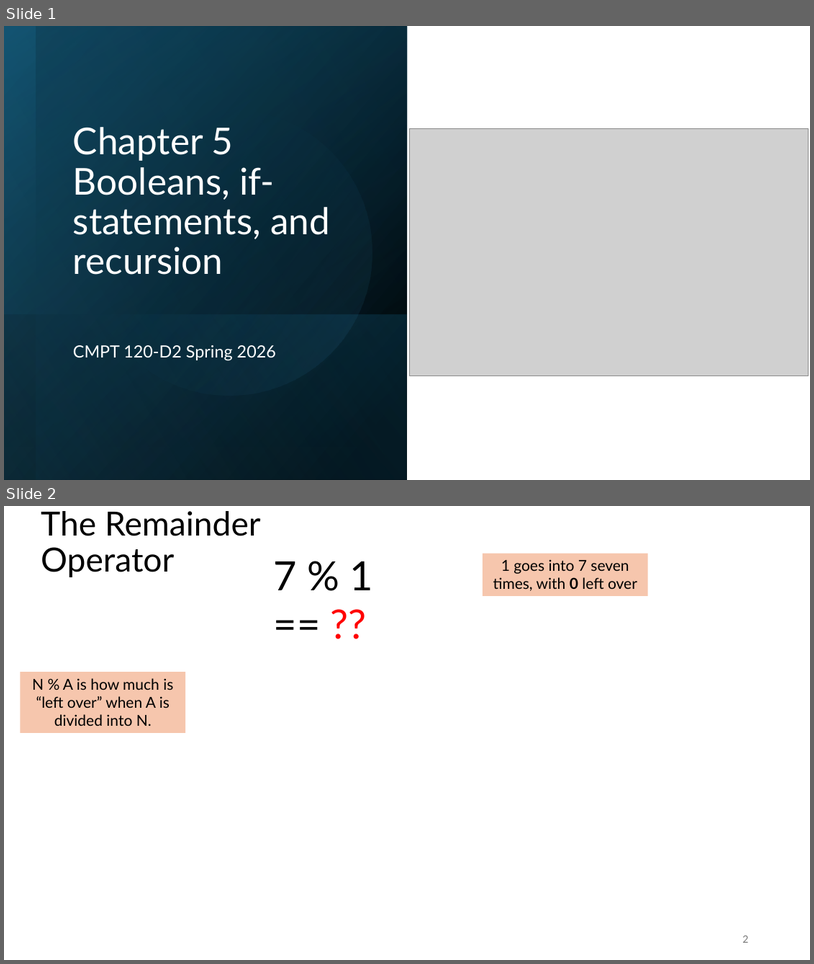
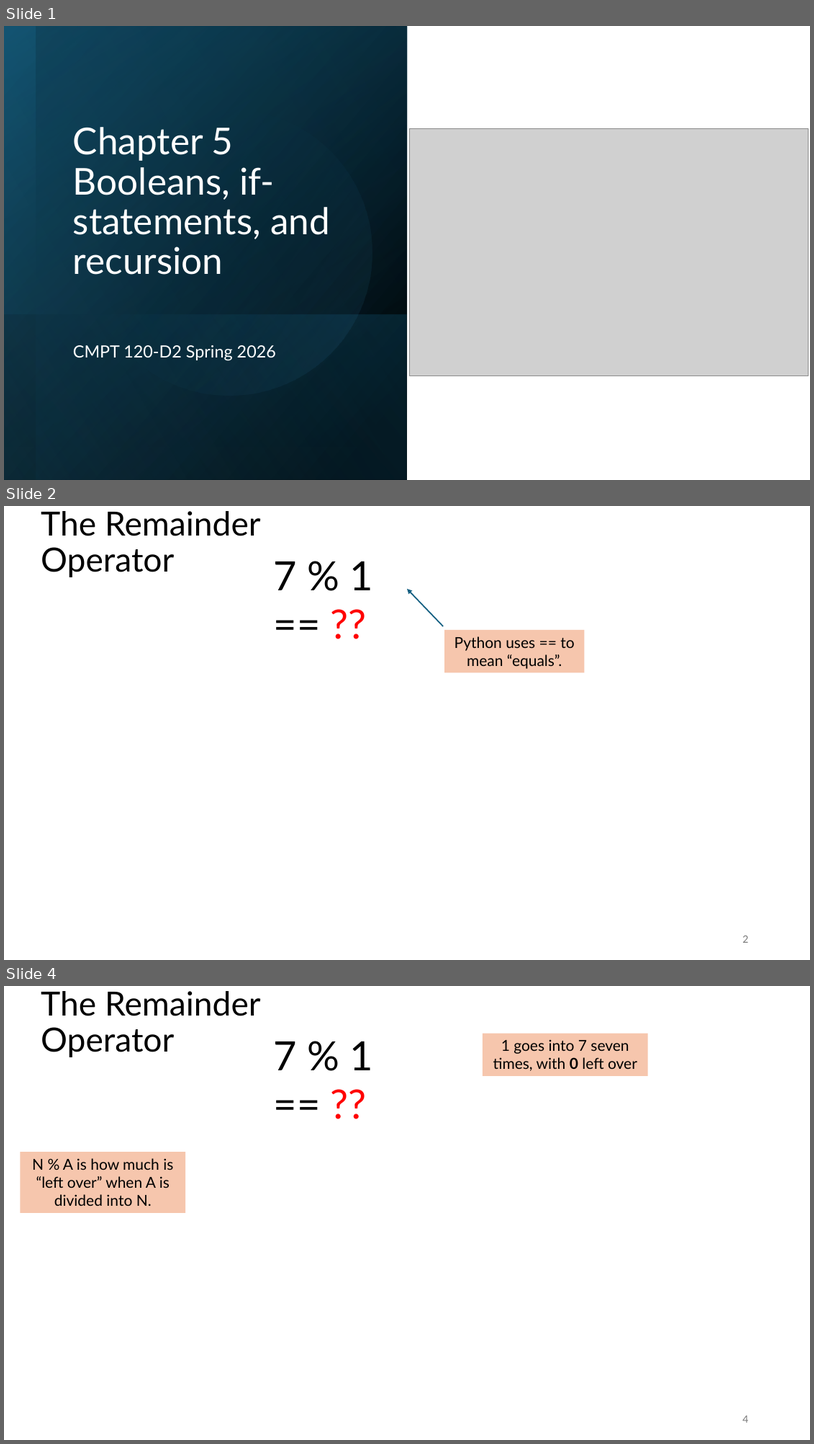
Before and after one commit to tjd1234/cmpt120spring2026, a slide deck: lecture_notes/chapter5/chapter5.pptx. Shown one above the other, each under a label of ours: slides 1 and 2 before the commit, slides 1, 2 and 4 after it; the slides between them are not shown. The pictures are 814x964 and 814x1444 pixels, drawn with LibreOffice and Linux fonts; fonts in the diff are those of the drawing; grey boxes stand for pictures. Boxes give left, top, right and bottom in pixels: in the first picture for what was removed or moved away, otherwise in the second. Text is boxed around its words. In the diff, an @@ line names an element or a change of style, - is before the commit and + after.

```diff
--- a/lecture_notes/chapter5/chapter5.pptx
+++ b/lecture_notes/chapter5/chapter5.pptx
@@ slide 2 added at [4, 506, 810, 960], background #FFFFFF @@
@@ title added at [41, 511, 261, 577], 39.6 pt, text #000000 @@
+The Remainder Operator
@@ text added at [274, 561, 373, 590], 48 pt, text #000000 @@
+7 % 1 == ??
@@ arrow added from (443, 626) to (407, 589), #156082 1.5 pt @@
@@ rectangle added at [445, 630, 585, 673], fill #F6C6AD, 18 pt, text #000000 @@
+Python uses == to mean “equals”.
@@ page number added at [743, 935, 748, 942], 12 pt, text #797979 @@
+2
@@ what was slide 2 is now slide 4 @@
@@ page number at [743, 1415, 748, 1422]: text changed @@
-2
+4
```
Also in this commit, not shown: 27 slides changed, 4 other slides added, 56 other files.
